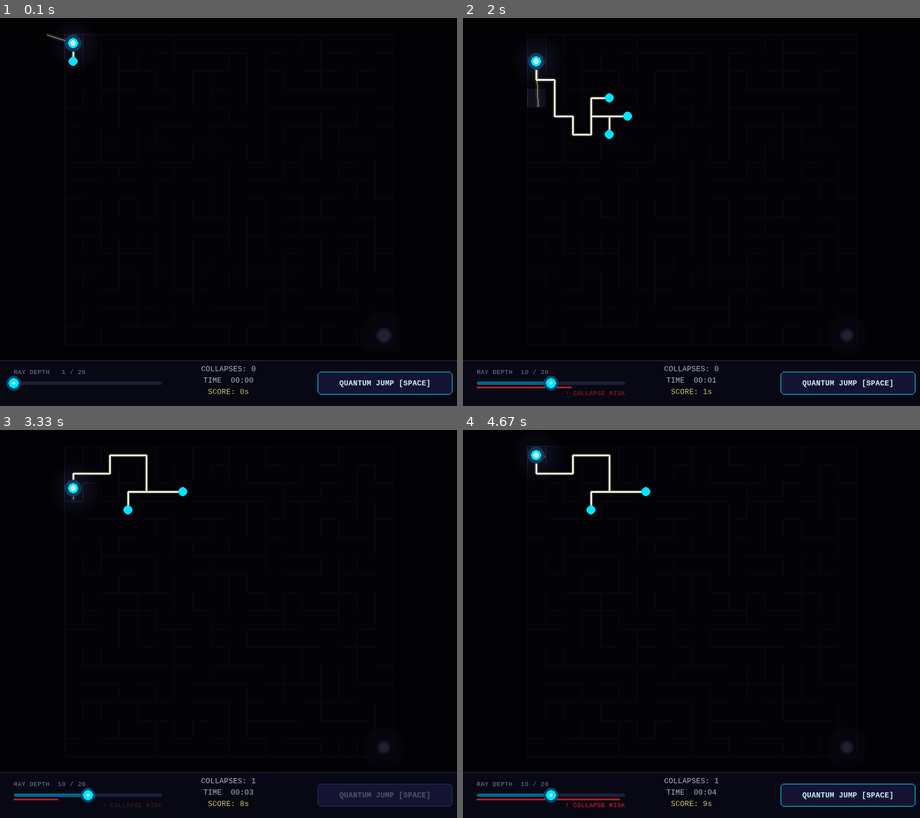
Above: before the commit, frames 1-4 (two rows, left to right).
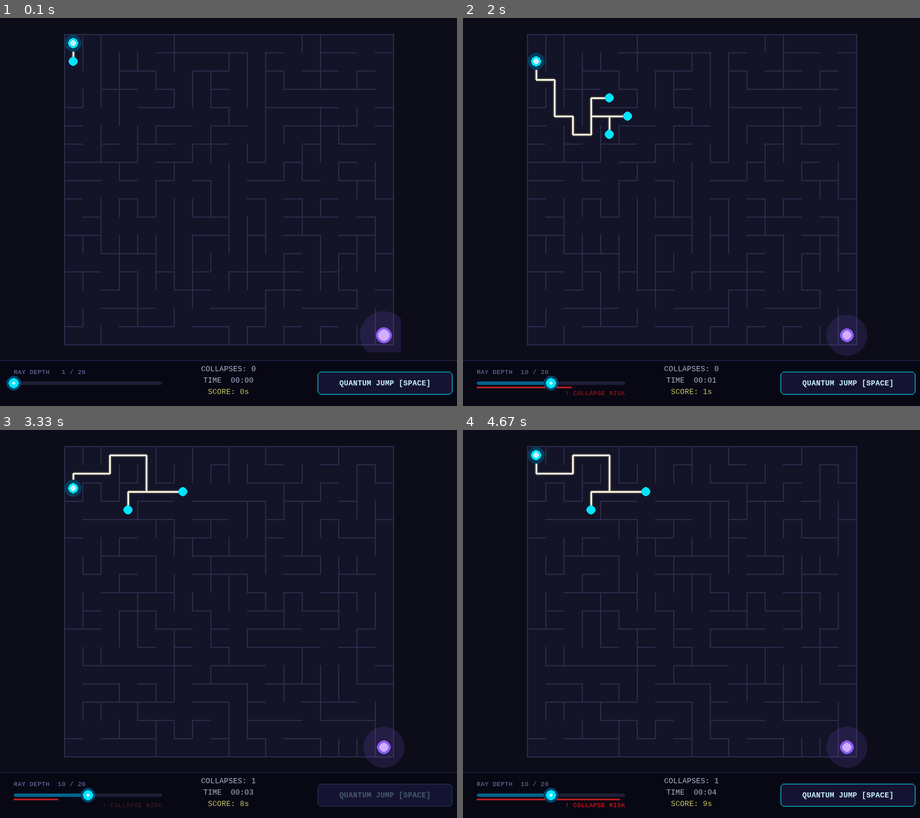
Above: after the commit, the same moments.

Repository: parzival1401/mobile_quantum-
Game: pygame game, started from quantum_maze/main.py
The game is run twice, just before and just after one commit, with the same random seed, the same clock (stepped at 60 frames per second) and the same inputs.
Inputs (mouse positions are in pixels of both pictures, inside the frame that each line leads up to):
- Up to frame 1 (0.1 s): no input
- Up to frame 2 (2 s): click "QUANTUM JUMP [SPACE]" at 0.38 s; click (549, 382) at 0.72 s; hold Right 1-1.47 s; hold Up 1.5-1.8 s; tap Space at 1.57 s; tap S at 1.83 s
- Up to frame 3 (3.33 s): hold Down from 3.23 s (still down); tap Space at 3.3 s
- Up to frame 4 (4.67 s): release Down at 3.53 s; click (760, 488) at 4.05 s; hold Up from 4.33 s (still down); tap Space at 4.4 s

The runs differ from the first frame. In frame 1, 58% of the frame differs, in the area x 10-88%, y 4-87%; in frame 2, 57%; in frame 3, 58%; in frame 4, 58%.

Commit message:
Remove fog-of-war: maze always fully visible
Strips fog overlay, ambient gradient, and directional ray cast entirely.
Collapse risk based on slider brightness is unchanged.

Co-Authored-By: Claude Sonnet 4.6 <noreply@anthropic.com>

Diff:
--- a/quantum_maze/main.py
+++ b/quantum_maze/main.py
@@ -10,7 +10,6 @@
 from enum import Enum, auto
 
 import maze as maze_mod
-import lighting
 import effects as fx
 import ui
 from player import Player
@@ -22,7 +21,6 @@
     N, W,
     EXIT_CELL, START_CELL,
     EXIT_BASE_RADIUS, EXIT_PULSE_RANGE, EXIT_PULSE_FREQ,
-    AMBIENT_RADIUS,
     FLASH_DURATION, JUMP_COOLDOWN,
     DEFAULT_SEED,
 )
@@ -80,9 +78,6 @@
     clock  = pygame.time.Clock()
 
     # Pre-allocated surfaces
-    fog_surf     = pygame.Surface((SW, GAME_H), pygame.SRCALPHA)
-    ray_surf     = pygame.Surface((SW, GAME_H), pygame.SRCALPHA)
-    ambient_surf = lighting.make_ambient(AMBIENT_RADIUS)
     gr           = EXIT_BASE_RADIUS * 3
     exit_glow    = pygame.Surface((gr * 2, gr * 2), pygame.SRCALPHA)
 
@@ -106,24 +101,14 @@
     elapsed        = 0.0
     next_seed      = DEFAULT_SEED + 1
     collapse_timer = 0.0
-    lit_cells: list    = []
     solve_result: SolveResult | None = None
 
     while True:
         dt = min(clock.tick(FPS) / 1000.0, 0.05)
-
-        # ── Mouse ray angle (for fog-of-war only) ────────────────────────────
-        mx, my    = pygame.mouse.get_pos()
-        angle_rad = math.atan2(my - player.py, mx - player.px)
 
         # ── BFS ray solve (every frame) ───────────────────────────────────────
         solve_result = solver.solve(
             (player.row, player.col), EXIT_CELL, slider.depth)
-
-        # ── Fog cast ray (for ambient reveal, unchanged) ──────────────────────
-        if state in (State.PLAYING, State.COLLAPSING, State.JUMPING):
-            lit_cells, _ = lighting.cast_ray(
-                (player.px, player.py), angle_rad, mz)
 
         # ── Events ────────────────────────────────────────────────────────────
         can_jump = (state == State.PLAYING and
@@ -219,14 +204,10 @@
         screen.blit(maze_surf, (MAZE_X0, MAZE_Y0))
         _draw_exit(screen, t_now, exit_glow)
 
-        # Particles (below fog)
+        # Particles
         particles.draw(screen)
 
-        # Fog (ambient hole + geometric fog reveal)
-        lighting.render(screen, fog_surf, ray_surf, ambient_surf,
-                        (player.px, player.py), angle_rad, mz, lit_cells)
-
-        # BFS ray — on top of fog, below player
+        # BFS ray — below player
         if solve_result:
             draw_ray(screen, solve_result, CELL)
 
